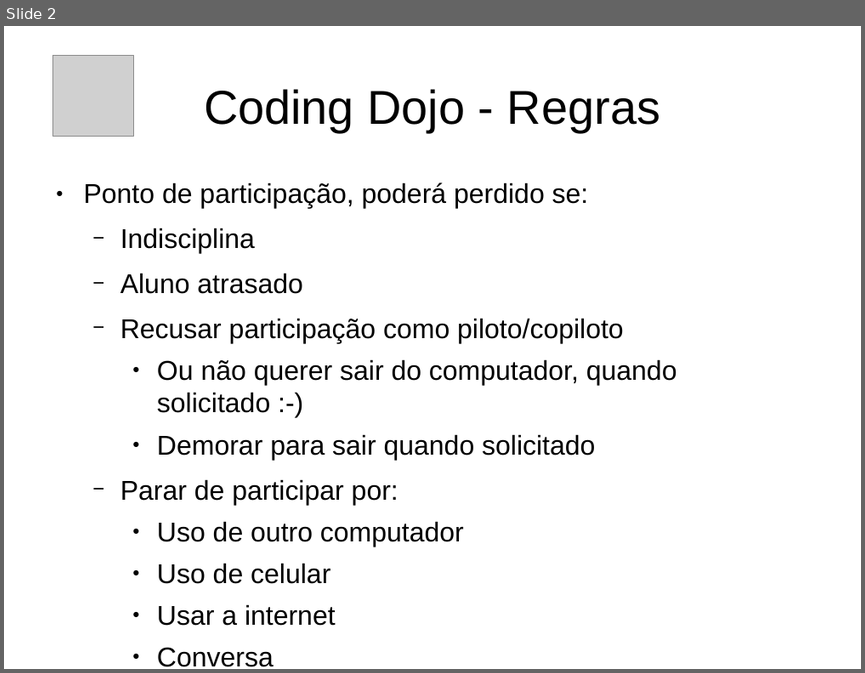
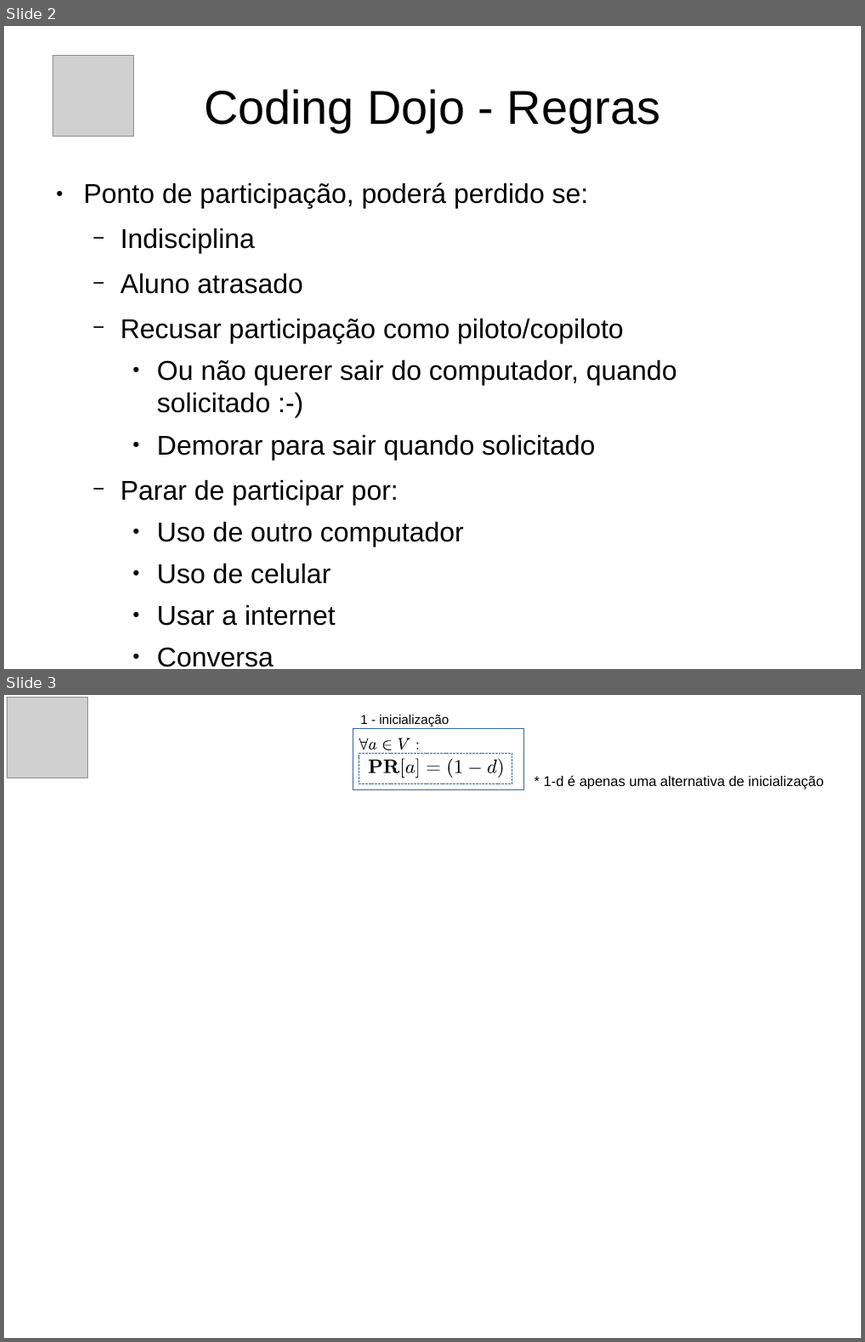
Before and after one commit to daniel-hasan/matematica-discreta, a slide deck: aula_coding_dojo_1.odp. Shown one above the other, each under a label of ours: slide 2 before the commit, slides 2 and 3 after it. The pictures are 865x673 and 865x1342 pixels, drawn with LibreOffice and Linux fonts; fonts in the diff are those of the drawing; grey boxes stand for pictures. Boxes give left, top, right and bottom in pixels: in the first picture for what was removed or moved away, otherwise in the second. Text is boxed around its words. In the diff, an @@ line names an element or a change of style, - is before the commit and + after.

```diff
--- a/aula_coding_dojo_1.odp
+++ b/aula_coding_dojo_1.odp
@@ slide 3 added at [4,695,861,1338], background #FFFFFF @@
@@ picture added at [7,698,88,778] @@
@@ text added at [360,715,449,726], 12 pt, text #000000 @@
+1 - inicialização
@@ rectangle added at [353,728,524,790], fill #FFFFFF, outline #3465A4 0 pt @@
@@ group added at [359,737,420,750]: 6 freeform shapes @@
@@ rectangle added at [359,754,512,783], outline #3465A4 0 pt @@
@@ group added at [368,759,505,778]: 12 freeform shapes @@
@@ text added at [544,775,823,789], 13 pt, text #000000 @@
+* 1-d é apenas uma alternativa de inicialização
```
Also in this commit, not shown: 14 slides changed, 4 other slides added.
